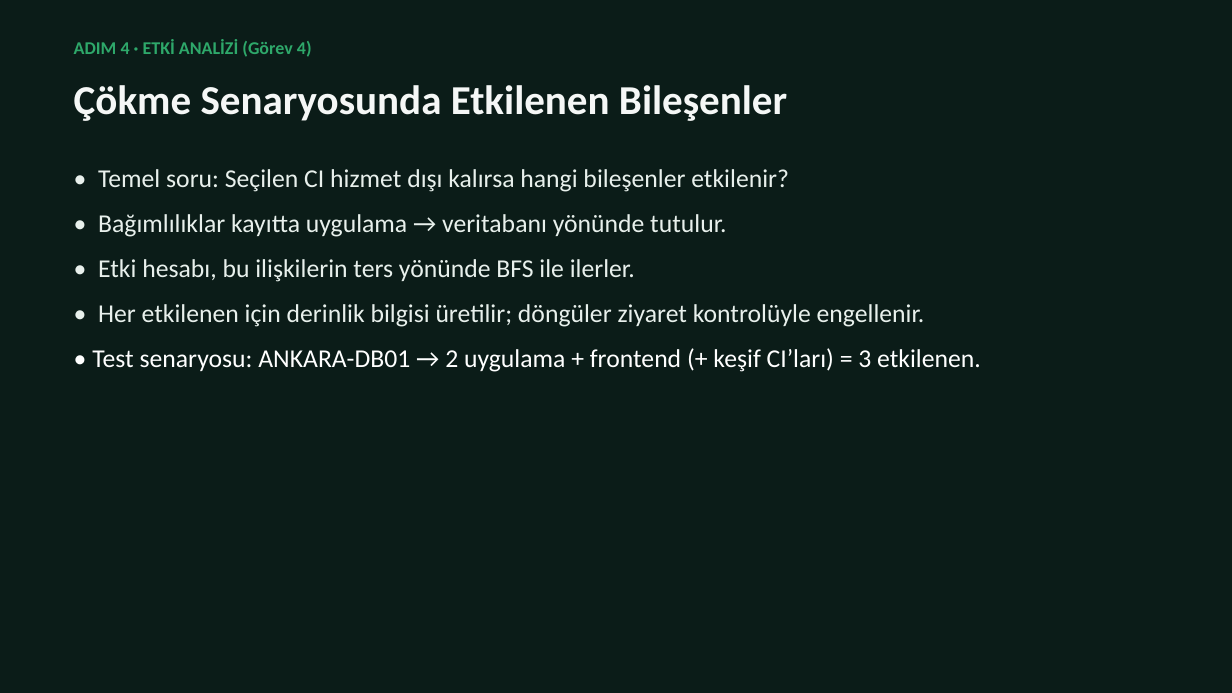
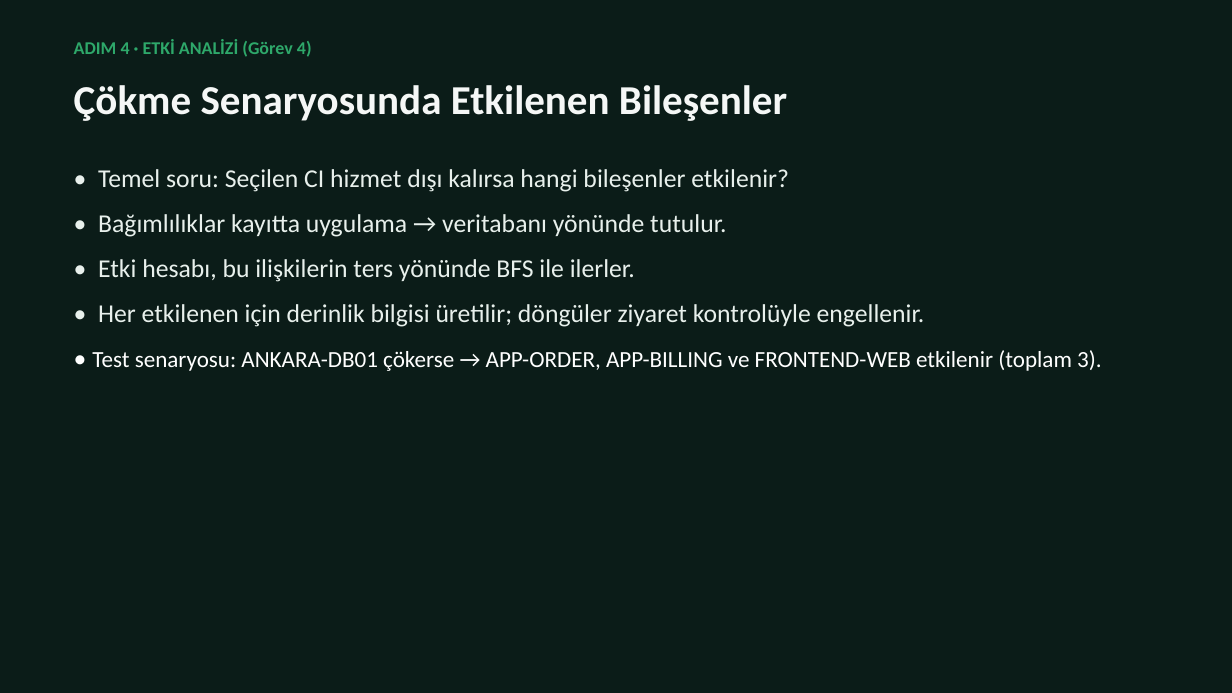
Before and after one commit to beyzayilmaz1/konsalt-challenge-11-mini-cmdb-impact-analysis, a slide deck: slide 11 of SUNUM_Challenge11.pptx. Drawn at 1232x693 pixels with LibreOffice and Linux fonts; fonts in the diff are those of the drawing. Boxes give left, top, right and bottom in pixels: in the first picture for what was removed or moved away, otherwise in the second. Text is boxed around its words. In the diff, an @@ line names an element or a change of style, - is before the commit and + after.

```diff
--- a/SUNUM_Challenge11.pptx
+++ b/SUNUM_Challenge11.pptx
@@ text at (92, 350, 1101, 371): text changed; size 20 to 18 pt @@
-• Test senaryosu: ANKARA-DB01 → 2 uygulama + frontend (+ keşif CI’ları) = 3 etkilenen.
+• Test senaryosu: ANKARA-DB01 çökerse → APP-ORDER, APP-BILLING ve FRONTEND-WEB etkilenir (toplam 3).
```
Also in this commit, not shown: 1 other slide changed, 1 slide removed.
